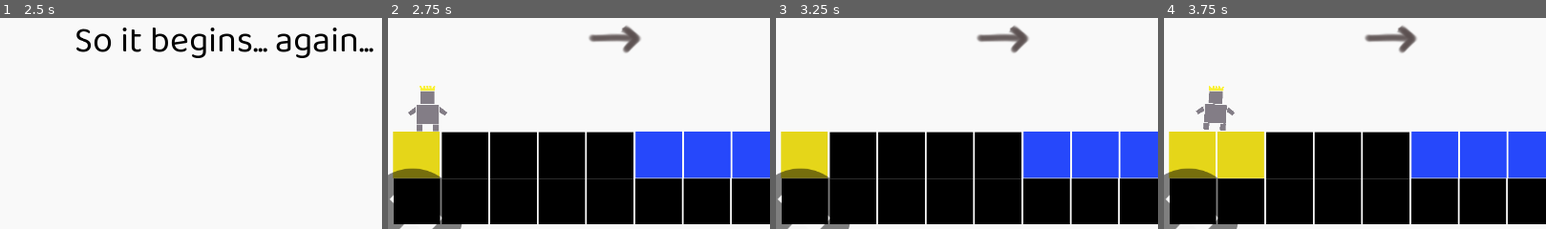
Above: before the commit, frames 1-4 (left to right).
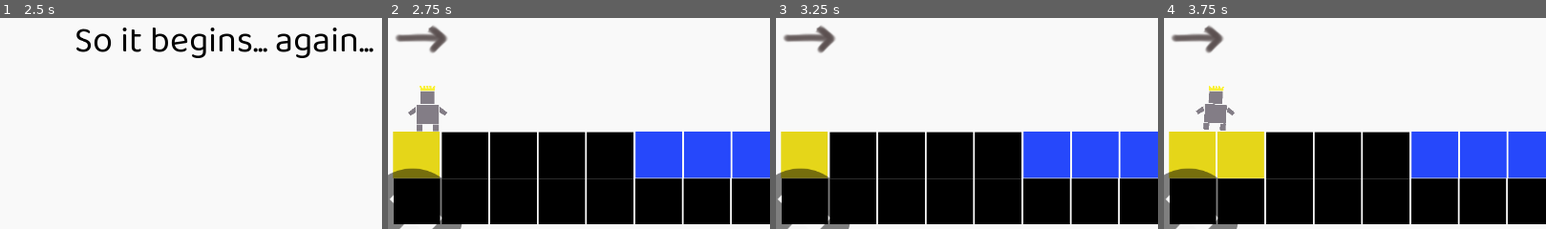
Above: after the commit, the same moments.

Repository: meburns/midas
Game: Godot game, scene res://src/Menu.tscn
Two runs of this game, one before a commit and one after it. Both use one fixed random seed, a clock stepped at 60 frames per second and the inputs below.
Inputs:
- Up to frame 1 (2.5 s): click "STORY" at 0.5 s; tap Enter (ui_accept) at 1.25, 2 s; hold Right (move_right) from 1.28 s (still down); tap R (refresh) at 1.35, 2.1 s; tap Space (jump) at 1.52, 2.27 s
- Up to frame 2 (2.75 s): keep holding Right (move_right)
- Up to frame 3 (3.25 s): release Right (move_right) at 2.78 s; hold A (move_left) from 2.78 s (still down); tap R (refresh) at 2.85 s
- Up to frame 4 (3.75 s): release A (move_left) at 3.53 s; hold Right (move_right) from 3.53 s (still down); tap R (refresh) at 3.6 s
The pictures show only the part of the screen within x 21-71%, y 37-87%; the shares and areas given below are measured in that part.

Frame 1 is identical in both runs. In frame 2, 1.5% of the frame differs, in the area x 2-67%, y 3-17%; in frame 3, 1.5%; in frame 4, 1.5%.

Commit message:
Adjust helper blinkers

Diff:
--- a/src/levels/Level1.tscn
+++ b/src/levels/Level1.tscn
@@ -78,4 +78,4 @@
 position = Vector2( 963.722, 542.099 )
 
 [node name="BlinkRight" parent="." instance=ExtResource( 3 )]
-position = Vector2( 649.021, 308.099 )
+position = Vector2( 325.021, 308.099 )
--- a/src/levels/Level2.tscn
+++ b/src/levels/Level2.tscn
@@ -81,4 +81,4 @@
 position = Vector2( 963.722, 450.251 )
 
 [node name="BlinkUp" parent="." instance=ExtResource( 3 )]
-position = Vector2( 526.718, 204.347 )
+position = Vector2( 553.174, 200.772 )
